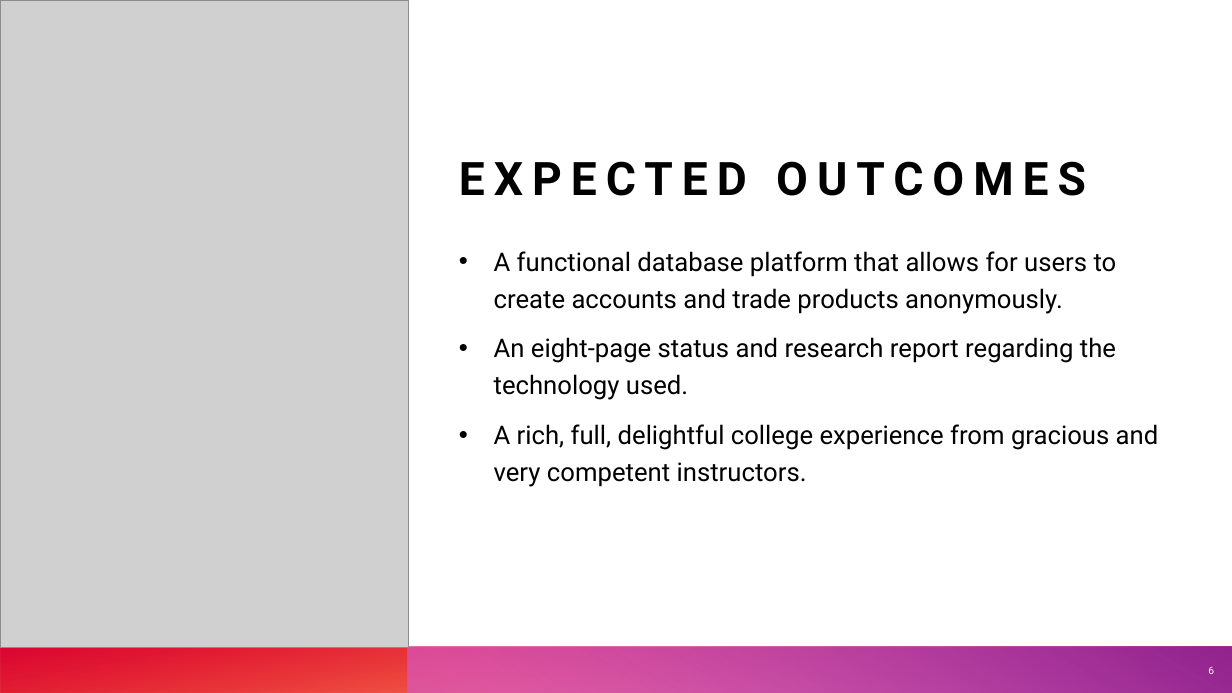
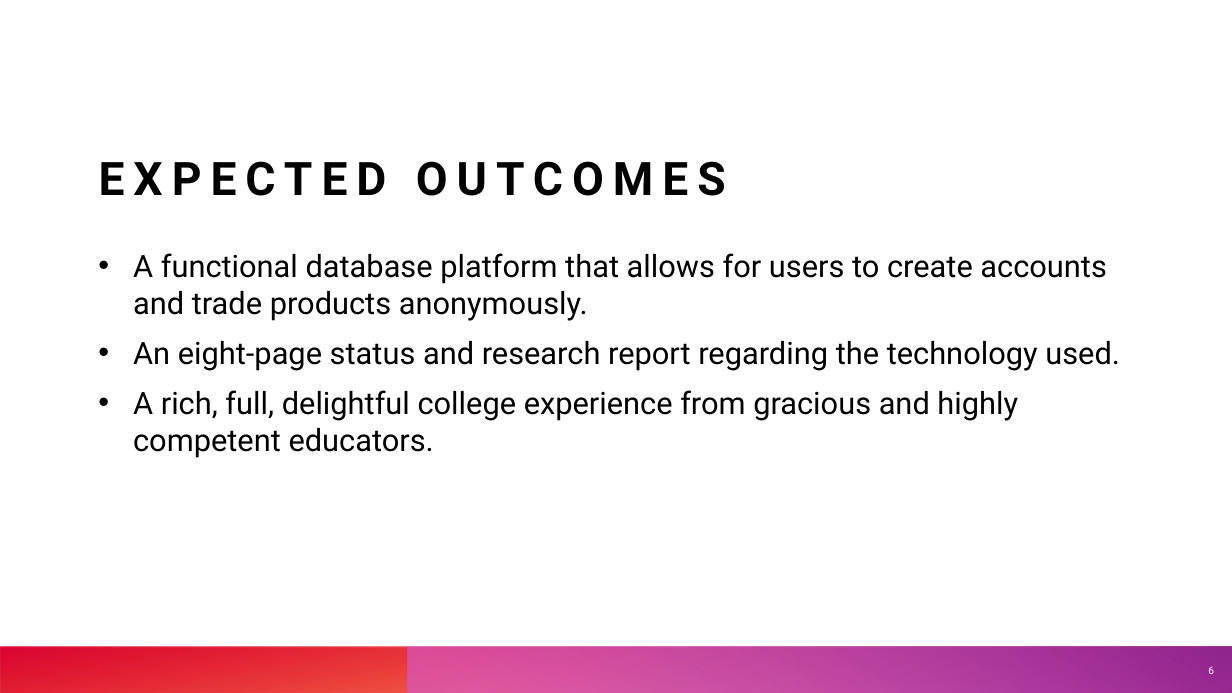
Before and after one commit to cart7982/CaravanSeraiCS360, a slide deck: slide 6 of Presentations/Caravanserai.pptx. Drawn at 1232x693 pixels with LibreOffice and Linux fonts; fonts in the diff are those of the drawing; grey boxes stand for pictures. Boxes give left, top, right and bottom in pixels: in the first picture for what was removed or moved away, otherwise in the second. Text is boxed around its words. In the diff, an @@ line names an element or a change of style, - is before the commit and + after.

```diff
--- a/Presentations/Caravanserai.pptx
+++ b/Presentations/Caravanserai.pptx
@@ picture removed at bbox=[0, 0, 409, 648] @@
@@ title "EXPECTED OUTCOMES": place and size @@
-title "EXPECTED OUTCOMES" at bbox=[459, 161, 1086, 196]
+title "EXPECTED OUTCOMES" at bbox=[99, 161, 726, 196]
@@ text "A functional database platform that ...": place and size @@
-text "A functional database platform that ..." at bbox=[494, 251, 1159, 487]
+text "A functional database platform that ..." at bbox=[133, 253, 1120, 458]
@@ text at bbox=[133, 253, 1120, 371]: size 20 to 24 pt in "A functional database platform that allows for ...", "An eight-page status and research report regarding ..."; line spacing 1.2 to 1 @@
@@ text at bbox=[133, 390, 1018, 458]: text changed; size 20 to 24 pt @@
-• A rich, full, delightful college experience from gracious and very competent instructors.
+• A rich, full, delightful college experience from gracious and highly competent educators.
```
Also in this commit, not shown: 4 other slides changed.
